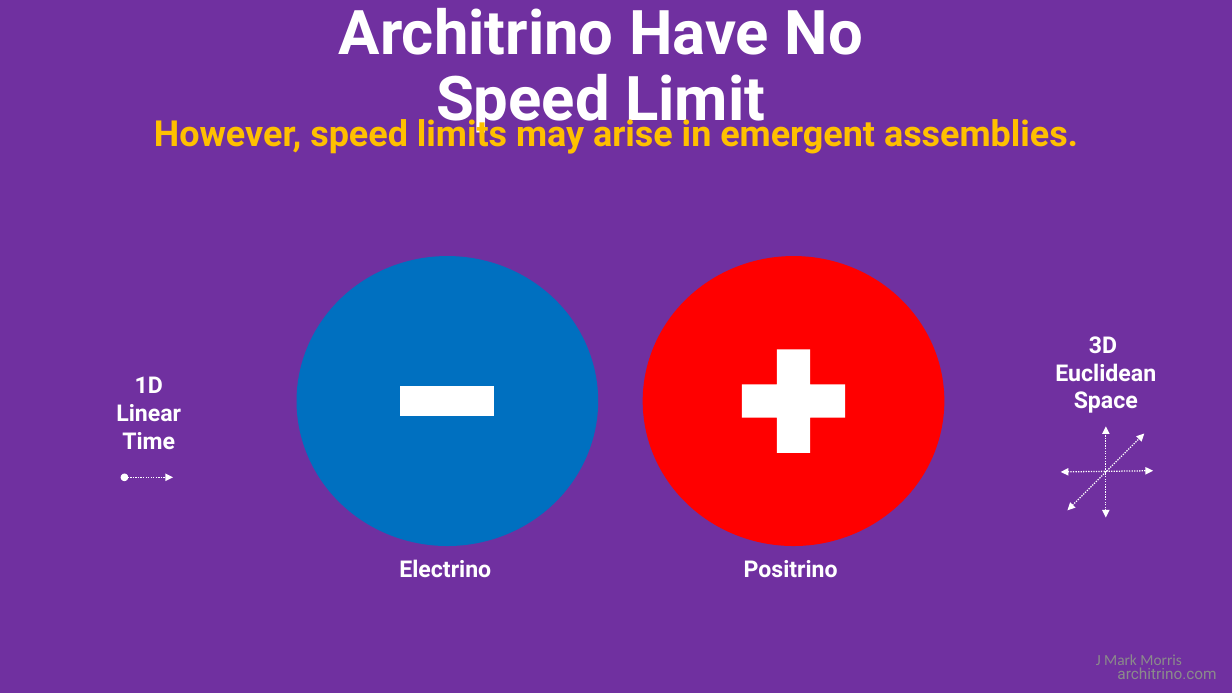
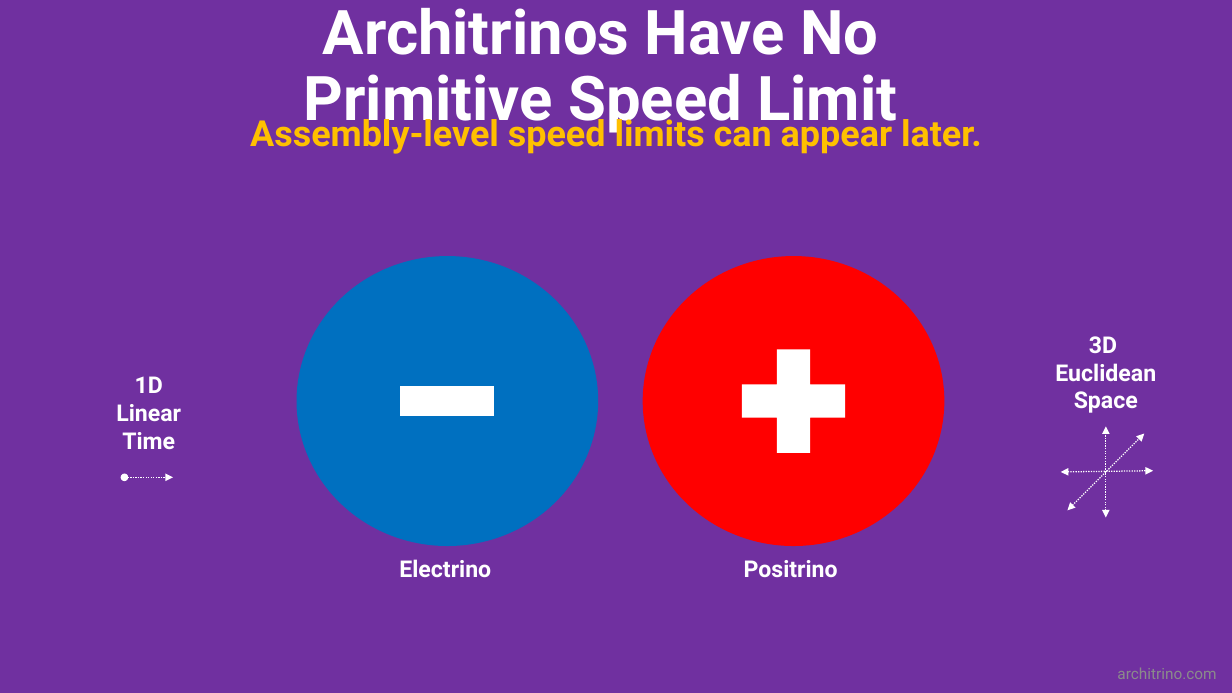
Before and after one commit to jmarkmorris/architrino, a slide deck: slide 8 of reference/archie/presentations/NPQG Fundamentals - Point Potential.pptx. Drawn at 1232x693 pixels with LibreOffice and Linux fonts; fonts in the diff are those of the drawing. Boxes give left, top, right and bottom in pixels: in the first picture for what was removed or moved away, otherwise in the second. Text is boxed around its words. In the diff, an @@ line names an element or a change of style, - is before the commit and + after.

```diff
--- a/reference/archie/presentations/NPQG Fundamentals - Point Potential.pptx
+++ b/reference/archie/presentations/NPQG Fundamentals - Point Potential.pptx
@@ title at <box>304,8,897,135</box>: text changed @@
-Architrino Have No Speed Limit
+Architrinos Have No Primitive Speed Limit
@@ text at <box>250,113,982,154</box>: text changed @@
-However, speed limits may arise in emergent assemblies.
+Assembly-level speed limits can appear later.
@@ text removed at <box>1096,654,1182,670</box> @@
-J Mark Morris
```
Also in this commit, not shown: 8 other slides changed, 6 slides removed, 6 other files.
